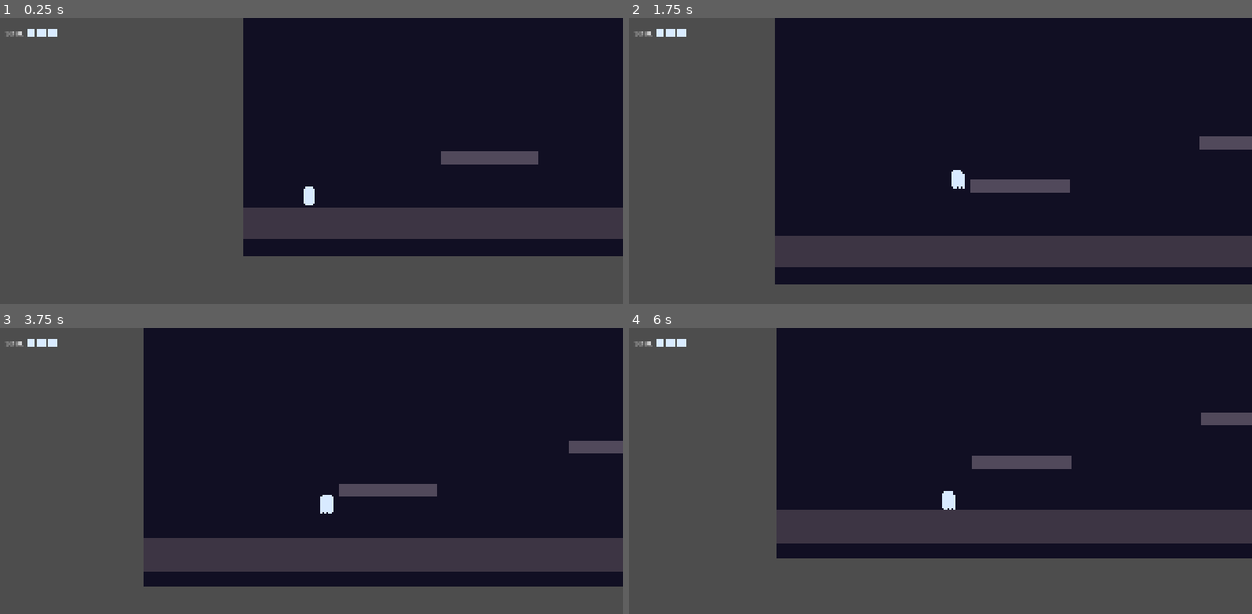
Above: before the commit, frames 1-4 (two rows, left to right).
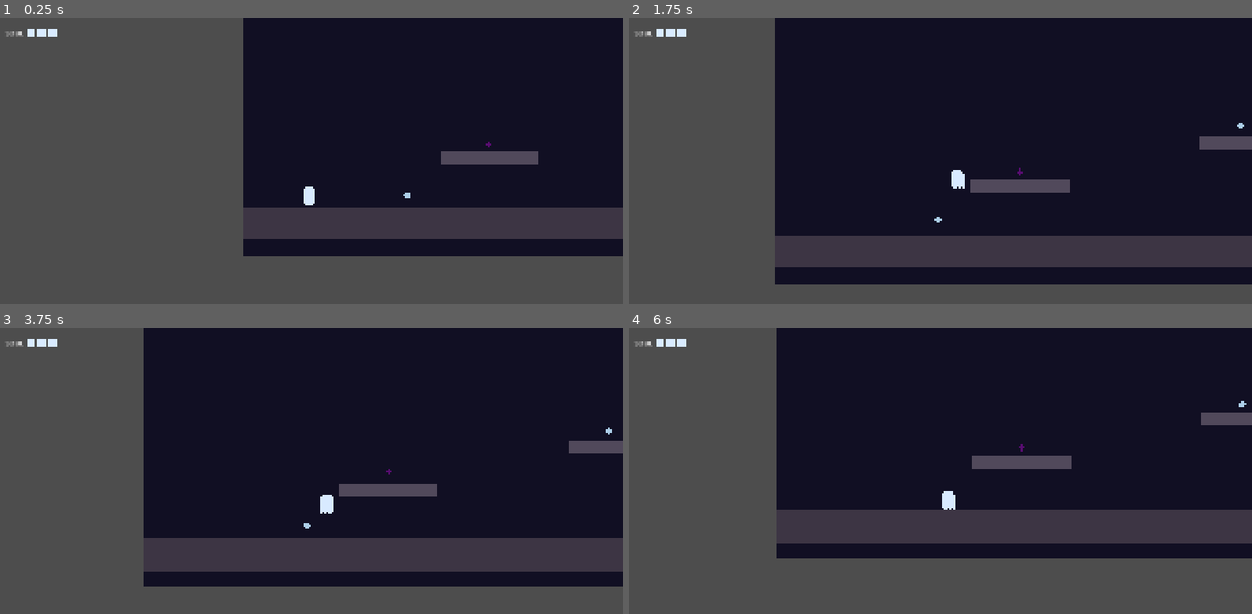
Above: after the commit, the same moments.

Repository: Memai2023/LostLittleGhost2.0
Game: Godot game, scene res://scenes/main.tscn
The game is run twice, just before and just after one commit, with the same random seed, the same clock (stepped at 60 frames per second) and the same inputs.
Inputs:
- Up to frame 1 (0.25 s): no input
- Up to frame 2 (1.75 s): hold D (move_right) from 0.53 s (still down); tap Space (jump) at 0.77, 1.52 s
- Up to frame 3 (3.75 s): release D (move_right) at 2.03 s; hold A (move_left) 2.03-2.78 s; hold D (move_right) from 2.78 s (still down); tap Space (jump) at 3.02 s
- Up to frame 4 (6 s): tap Space (jump) at 3.77, 4.52 s; release D (move_right) at 4.28 s; hold A (move_left) 4.28-5.03 s; hold D (move_right) 5.03-5.78 s; hold A (move_left) from 5.78 s (still down)

The runs differ from the first frame. In frame 1, less than 0.1% of the frame differs, in the area x 64-79%, y 43-64%; in frame 2, less than 0.1%, in the area x 48-99%, y 36-72%; in frame 3, less than 0.1%; in frame 4, less than 0.1%.

Commit message:
Add Good and Bad Spirit Orbs

Diff:
--- /dev/null
+++ b/scenes/items/bad_spirit_orb.tscn
@@ -0,0 +1,19 @@
+[gd_scene load_steps=3 format=3]
+
+[ext_resource type="Script" path="res://scripts/items/bad_spirit_orb.gd" id="1"]
+
+[sub_resource type="CircleShape2D" id="CircleShape2D_1"]
+radius = 12.0
+
+[node name="BadSpiritOrb" type="Area2D"]
+collision_layer = 0
+collision_mask = 2
+monitorable = false
+script = ExtResource("1")
+
+[node name="CollisionShape2D" type="CollisionShape2D" parent="."]
+shape = SubResource("CircleShape2D_1")
+
+[node name="Visual" type="Polygon2D" parent="."]
+color = Color(0.35, 0.05, 0.45, 1)
+polygon = PackedVector2Array(11, 0, 4.24, 4.24, 0, 11, -4.24, 4.24, -11, 0, -4.24, -4.24, 0, -11, 4.24, -4.24)
--- /dev/null
+++ b/scenes/items/good_spirit_orb.tscn
@@ -0,0 +1,19 @@
+[gd_scene load_steps=3 format=3]
+
+[ext_resource type="Script" path="res://scripts/items/good_spirit_orb.gd" id="1"]
+
+[sub_resource type="CircleShape2D" id="CircleShape2D_1"]
+radius = 12.0
+
+[node name="GoodSpiritOrb" type="Area2D"]
+collision_layer = 0
+collision_mask = 2
+monitorable = false
+script = ExtResource("1")
+
+[node name="CollisionShape2D" type="CollisionShape2D" parent="."]
+shape = SubResource("CircleShape2D_1")
+
+[node name="Visual" type="Polygon2D" parent="."]
+color = Color(0.75, 0.9, 1, 0.9)
+polygon = PackedVector2Array(10, 0, 7.07, 7.07, 0, 10, -7.07, 7.07, -10, 0, -7.07, -7.07, 0, -10, 7.07, -7.07)
--- a/scenes/levels/test_level.tscn
+++ b/scenes/levels/test_level.tscn
@@ -1,6 +1,8 @@
-[gd_scene load_steps=5 format=3]
+[gd_scene load_steps=7 format=3]
 
 [ext_resource type="PackedScene" path="res://scenes/enemies/ghost_hunter.tscn" id="1"]
+[ext_resource type="PackedScene" path="res://scenes/items/good_spirit_orb.tscn" id="2"]
+[ext_resource type="PackedScene" path="res://scenes/items/bad_spirit_orb.tscn" id="3"]
 
 [sub_resource type="RectangleShape2D" id="GroundShape"]
 size = Vector2(4800, 100)
@@ -69,3 +71,18 @@
 
 [node name="GhostHunter" parent="." instance=ExtResource("1")]
 position = Vector2(2600, 850)
+
+[node name="GoodSpiritOrb1" parent="." instance=ExtResource("2")]
+position = Vector2(500, 860)
+
+[node name="BadSpiritOrb1" parent="." instance=ExtResource("3")]
+position = Vector2(750, 700)
+
+[node name="GoodSpiritOrb2" parent="." instance=ExtResource("2")]
+position = Vector2(1425, 570)
+
+[node name="BadSpiritOrb2" parent="." instance=ExtResource("3")]
+position = Vector2(2150, 730)
+
+[node name="GoodSpiritOrb3" parent="." instance=ExtResource("2")]
+position = Vector2(3150, 600)
--- /dev/null
+++ b/scripts/items/bad_spirit_orb.gd
@@ -0,0 +1,25 @@
+extends Area2D
+
+@export var bob_height: float = 8.0
+@export var bob_speed: float = 4.5
+
+var _time: float = 0.0
+var _base_y: float = 0.0
+
+
+func _ready() -> void:
+	_base_y = position.y
+	body_entered.connect(_on_body_entered)
+
+
+func _process(delta: float) -> void:
+	_time += delta
+	position.y = _base_y + sin(_time * bob_speed) * bob_height
+
+
+func _on_body_entered(body: Node2D) -> void:
+	if not body.is_in_group("player"):
+		return
+
+	if body.has_method("take_corruption"):
+		body.take_corruption()
--- /dev/null
+++ b/scripts/items/good_spirit_orb.gd
@@ -0,0 +1,32 @@
+extends Area2D
+
+@export var bob_height: float = 6.0
+@export var bob_speed: float = 2.5
+
+var _collected: bool = false
+var _time: float = 0.0
+var _base_y: float = 0.0
+
+
+func _ready() -> void:
+	_base_y = position.y
+	body_entered.connect(_on_body_entered)
+
+
+func _process(delta: float) -> void:
+	_time += delta
+	position.y = _base_y + sin(_time * bob_speed) * bob_height
+
+
+func _on_body_entered(body: Node2D) -> void:
+	if _collected:
+		return
+	if not body.is_in_group("player"):
+		return
+
+	_collected = true
+
+	if body.has_method("restore_soul"):
+		body.restore_soul()
+
+	queue_free()
--- a/scripts/player/player.gd
+++ b/scripts/player/player.gd
@@ -74,6 +74,17 @@
 	_start_immunity()
 
 
+# Central entry point for anything that should restore the player's SOUL.
+# Clamped to MAX_SOUL; only emits soul_changed if SOUL actually changed.
+func restore_soul(amount: int = 1) -> void:
+	var new_soul: int = min(soul + amount, MAX_SOUL)
+	if new_soul == soul:
+		return
+
+	soul = new_soul
+	soul_changed.emit(soul, MAX_SOUL)
+
+
 func _start_immunity() -> void:
 	is_immune = true
 	$HitFlashTimer.start()
Not shown, added: scripts/items/bad_spirit_orb.gd.uid
Not shown, added: scripts/items/good_spirit_orb.gd.uid
